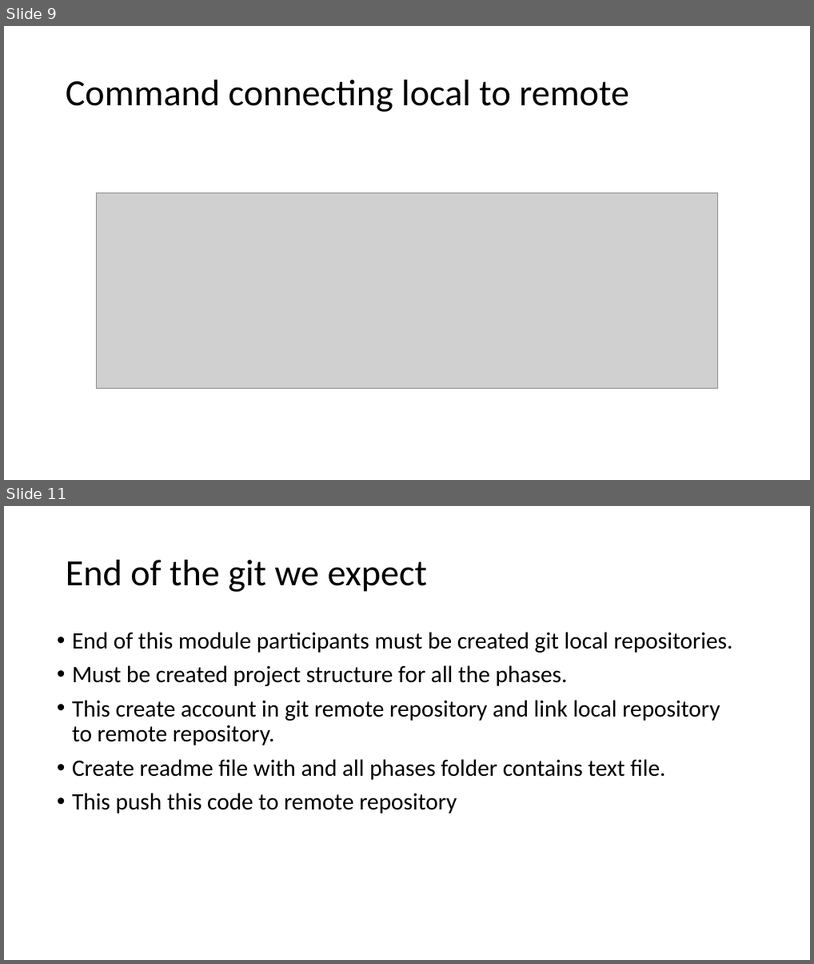
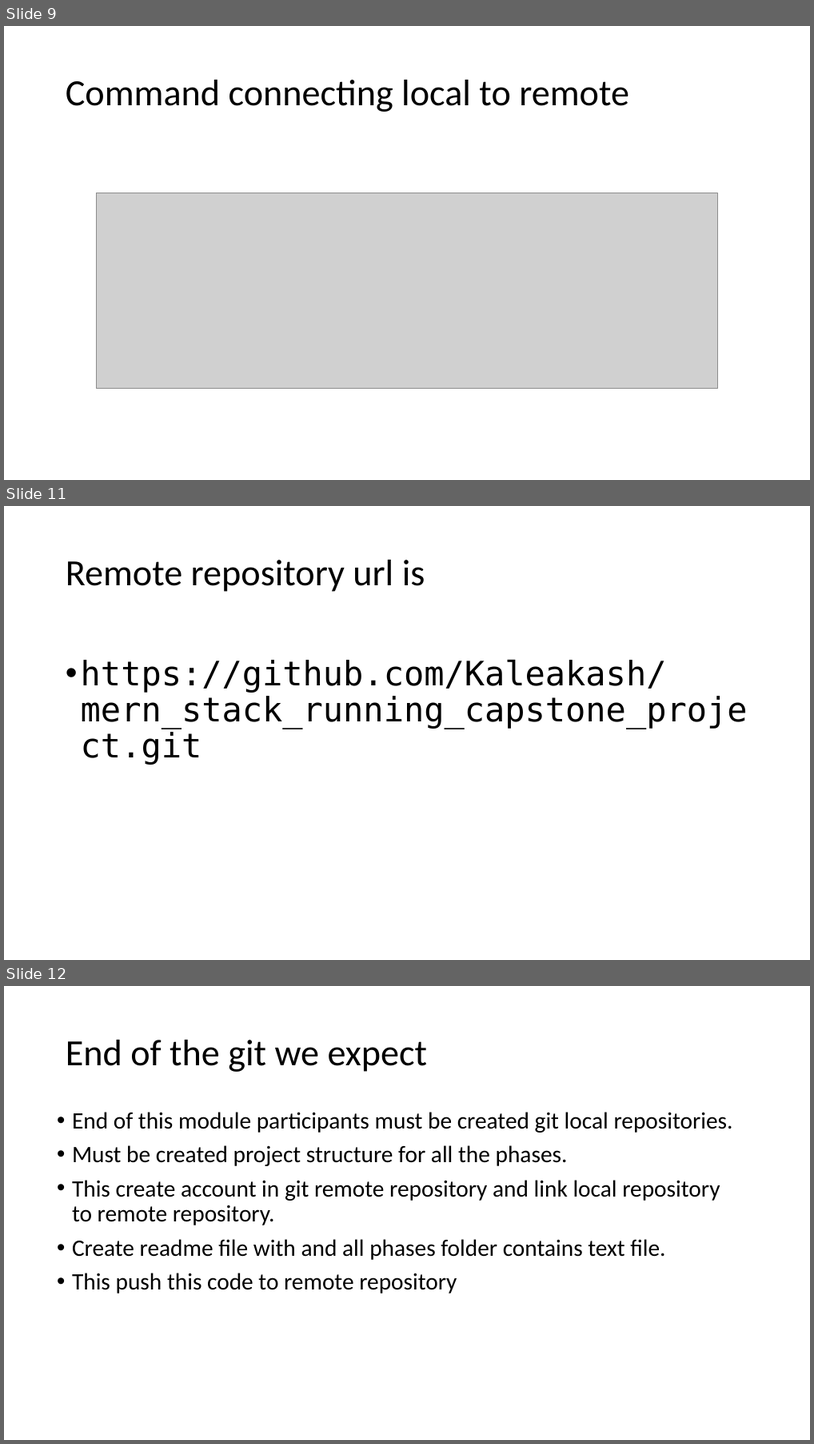
Before and after one commit to Kaleakash/mern_stack_running_capstone_project, a slide deck: Phase 1/Step 2.pptx. Shown one above the other, each under a label of ours: slides 9 and 11 before the commit, slides 9, 11 and 12 after it; the slides between them are not shown. The pictures are 814x964 and 814x1444 pixels, drawn with LibreOffice and Linux fonts; fonts in the diff are those of the drawing; grey boxes stand for pictures. Boxes give left, top, right and bottom in pixels: in the first picture for what was removed or moved away, otherwise in the second. Text is boxed around its words. In the diff, an @@ line names an element or a change of style, - is before the commit and + after.

Commit message:
phase 2 section end project done

```diff
--- a/Phase 1/Step 2.pptx
+++ b/Phase 1/Step 2.pptx
@@ slide 11 added at [4, 506, 810, 960], background #FFFFFF @@
@@ title added at [66, 560, 426, 592], 44 pt, text #000000 @@
+Remote repository url is
@@ text added at [81, 660, 748, 764], 40 pt, text #000000 @@
+• https://github.com/Kaleakash/mern_stack_running_capstone_project.git
@@ what was slide 11 is now slide 12 @@
```
Also in this commit, not shown: 1 slide changed, 1 other file.
